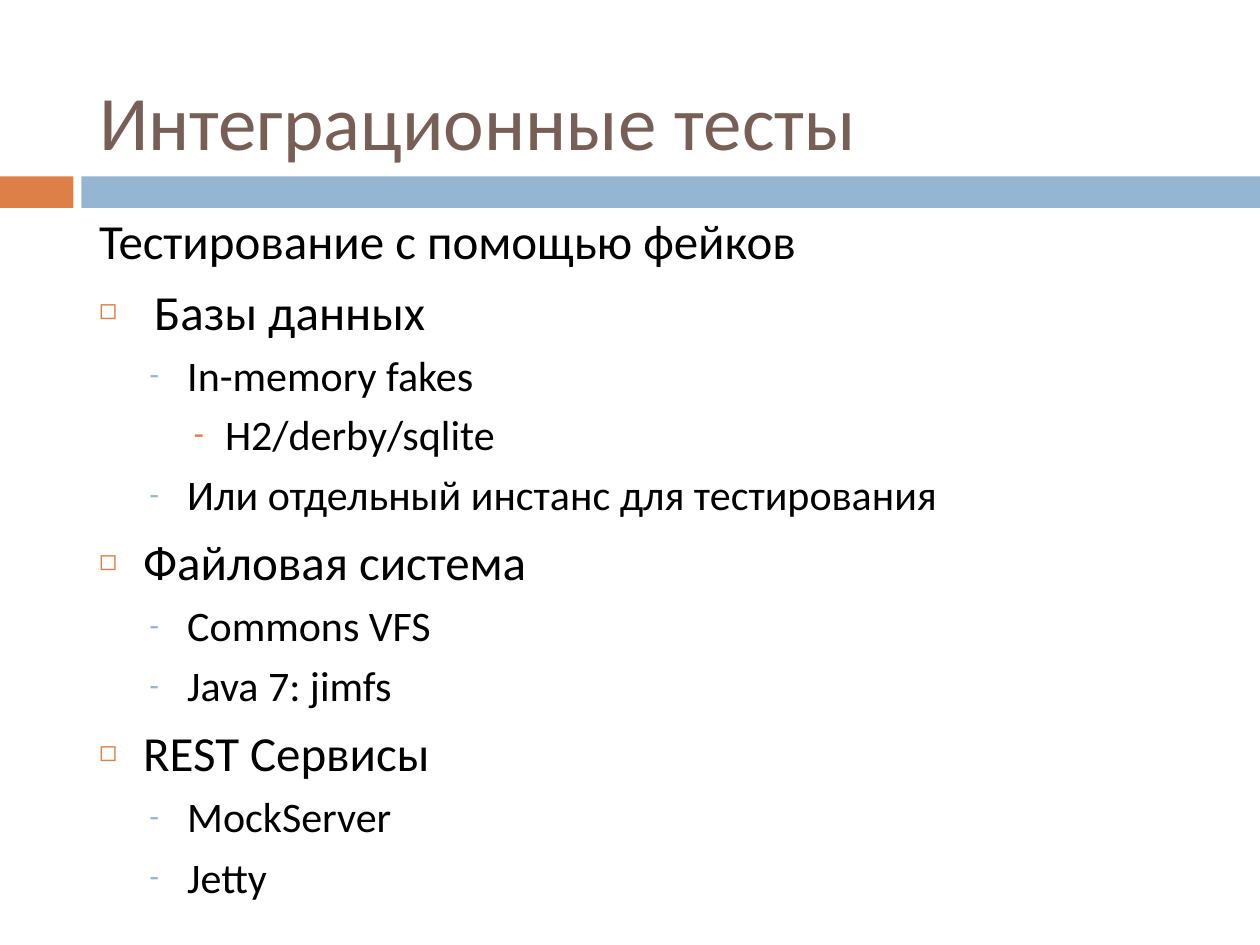
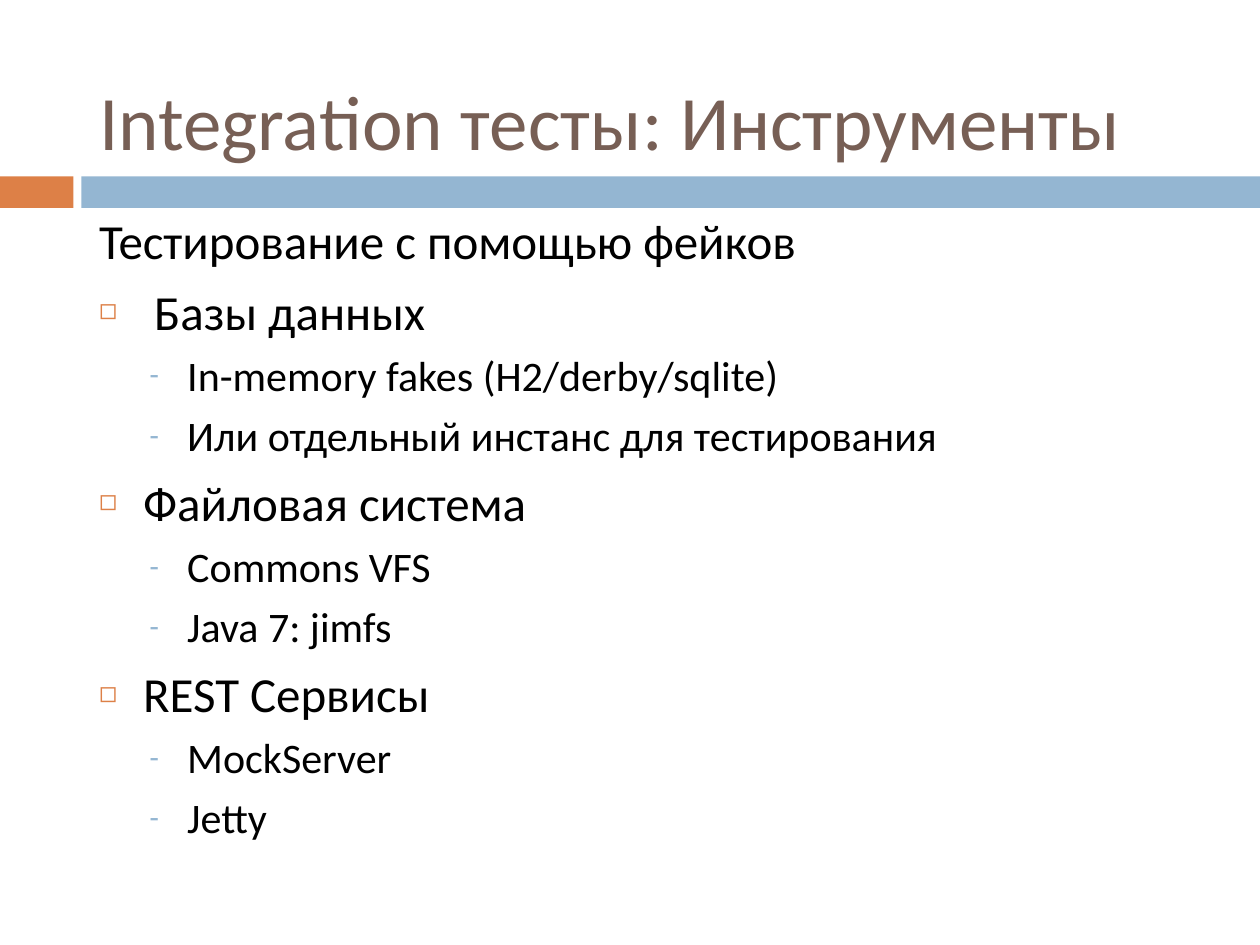
Before and after one commit to vitali-kviatkouski/personal, a slide deck: slide 8 of MiniQ/Testing/Testing.pptx (slide 7 before the commit). Drawn at 1260x945 pixels with LibreOffice and Linux fonts; fonts in the diff are those of the drawing. Boxes give left, top, right and bottom in pixels: in the first picture for what was removed or moved away, otherwise in the second. Text is boxed around its words. In the diff, an @@ line names an element or a change of style, - is before the commit and + after.

```diff
--- a/MiniQ/Testing/Testing.pptx
+++ b/MiniQ/Testing/Testing.pptx
@@ title at box(99, 97, 1119, 163): text changed @@
-Интеграционные тесты
+Integration тесты: Инструменты
@@ text at box(187, 360, 778, 398): text changed @@
-  – In-memory fakes
-    – H2/derby/sqlite
+  – In-memory fakes (H2/derby/sqlite)
```
Also in this commit, not shown: 6 other slides changed, 2 slides added, 1 slide removed.
